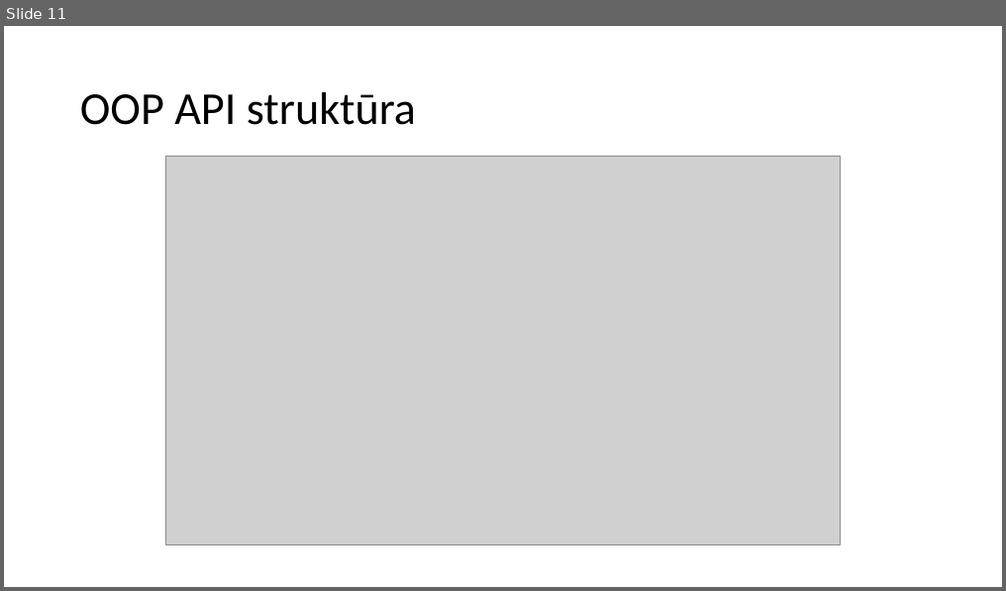
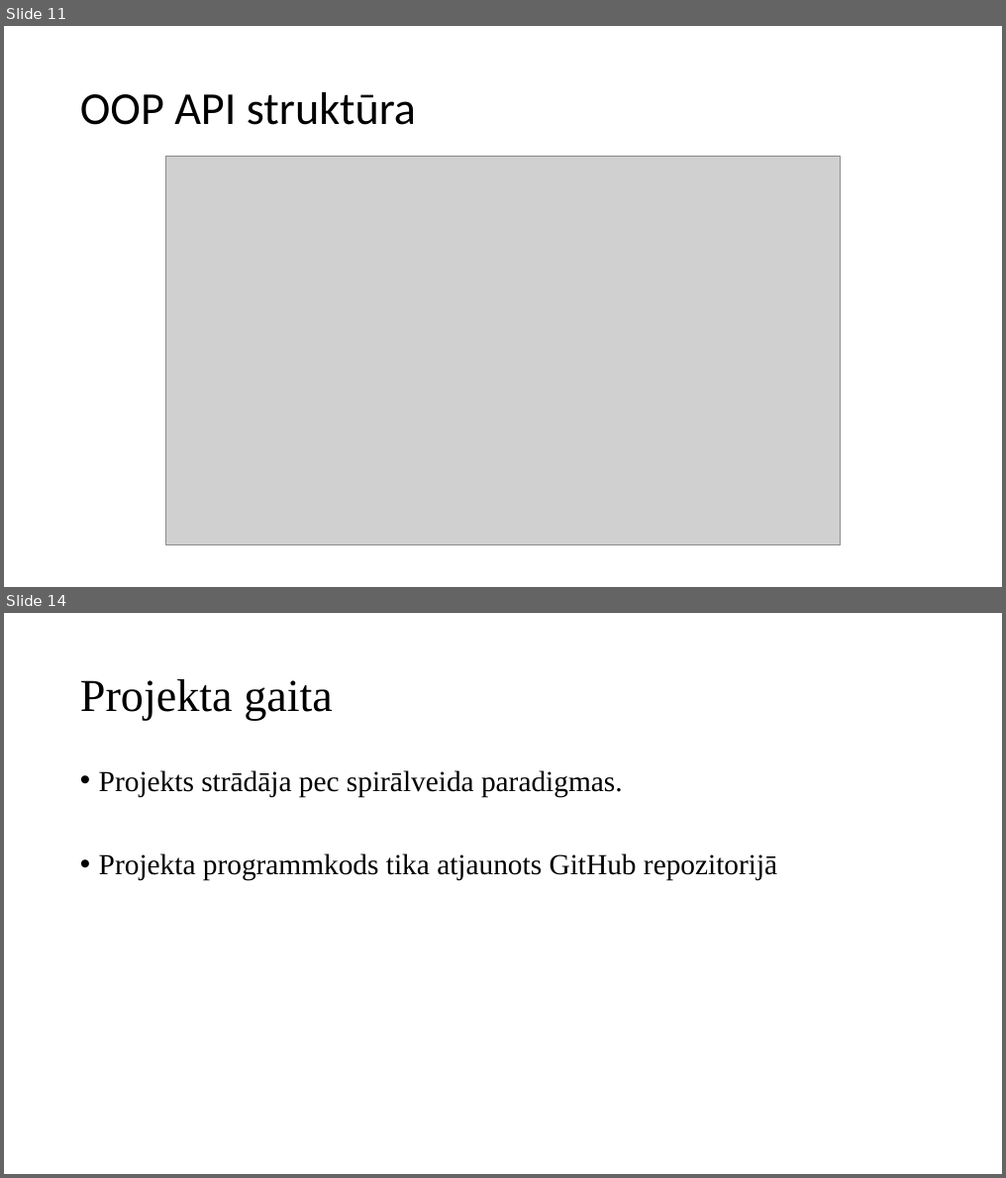
Before and after one commit to artiks12/webAppOS, a slide deck: src/Qualification project/Documentation/Garbage/Prezentācija_ap19122.pptx. Shown one above the other, each under a label of ours: slide 11 before the commit, slides 11 and 14 after it; the slides between them are not shown. The pictures are 1006x591 and 1006x1178 pixels, drawn with LibreOffice and Linux fonts; fonts in the diff are those of the drawing; grey boxes stand for pictures. Boxes give left, top, right and bottom in pixels: in the first picture for what was removed or moved away, otherwise in the second. Text is boxed around its words. In the diff, an @@ line names an element or a change of style, - is before the commit and + after.

```diff
--- a/src/Qualification project/Documentation/Garbage/Prezentācija_ap19122.pptx
+++ b/src/Qualification project/Documentation/Garbage/Prezentācija_ap19122.pptx
@@ slide 14 added at box(4, 613, 1002, 1174), background #FFFFFF @@
@@ title added at box(80, 679, 333, 721), 44 pt, text #000000 @@
+Projekta gaita
@@ text added at box(99, 770, 777, 880), 28 pt, text #000000 @@
+• Projekts strādāja pec spirālveida paradigmas.
+• Projekta programmkods tika atjaunots GitHub repozitorijā
```
Also in this commit, not shown: 3 slides changed, 1 other slide added, 18 other files.
